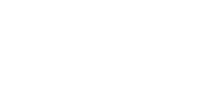
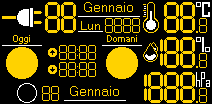
Before/after of a 212px x 104px layered artwork. What changed in the layer stack:
added group "Moon Phases Info" with 18 layers above "Sun Info" over [17, 83, 126, 103]
added group "Sun Info" with 3 layers above "Weather Info Tomorrow" over [48, 45, 96, 77]
showed "Sunrise Time", moved it into group "Sun Info", painted on it over [48, 45, 96, 103]
showed "Sunset Time", moved it into group "Sun Info", painted on it over [59, 62, 97, 103]
added group "Weather Info Tomorrow" with 19 layers above "Weather Info Today" over [102, 35, 142, 79]
added layer "Clear Sky Day #1" in group "Weather Info Tomorrow" over [106, 47, 138, 79]
added group "Weather Info Today" with 19 layers above "Date Info" over [2, 35, 42, 79]
renamed "Today" to "Weather", showed it, moved it into group "Weather Info Today", painted on it over [1, 10, 42, 46]
showed "Clear Sky Day", moved it into group "Weather Info Today", painted on it over [1, 24, 38, 79]
added group "Date Info" with 22 layers above "Power Info" over [45, 2, 140, 33]
showed "Day", moved it into group "Date Info", painted on it over [1, 2, 76, 103]
showed "Year", moved it into group "Date Info", painted on it over [105, 18, 140, 103]
added layer "Date" in group "Date Info" over [78, 17, 140, 32]
showed "Monday", moved it into group "Date Info", painted on it over [73, 2, 139, 30]
added group "Temperature Info" with 3 layers above "Humidity Info" over [143, 2, 210, 33]
showed "Temperature Value", moved it into group "Temperature Info" over [164, 2, 207, 33]
added group "Humidity Info" with 3 layers above "Pressure Info" over [143, 37, 210, 68]
showed "Humidity Value", moved it into group "Humidity Info" over [160, 37, 207, 68]
added group "Pressure Info" with 2 layers above "Dots" over [144, 72, 210, 103]
showed "Pressure Value", moved it into group "Pressure Info" over [144, 72, 207, 103]
showed "Black" over [0, 0, 212, 104]
…and 13 more changes (8 added, 5 stack, 5 visibility)
